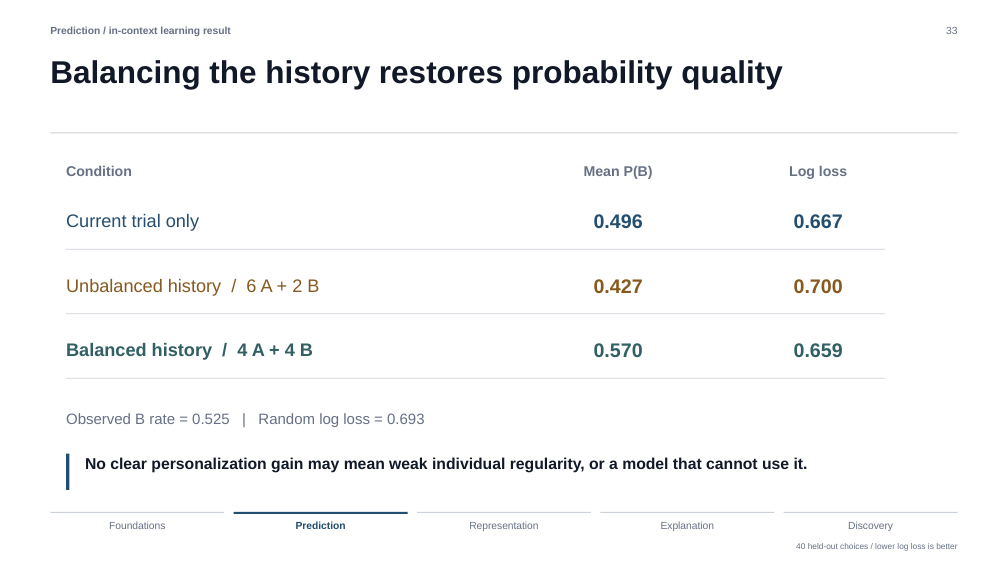
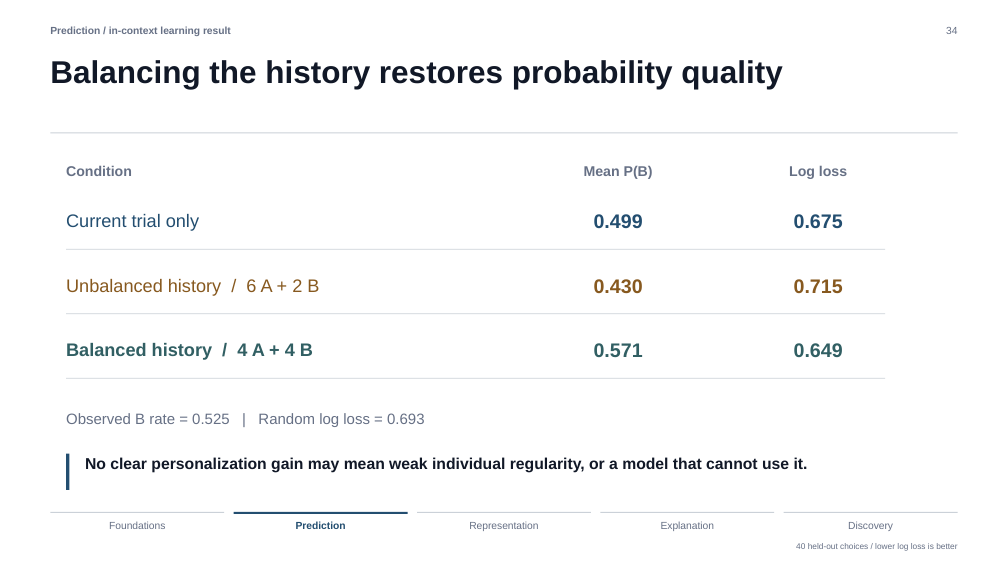
Before and after one commit to xhb120633/LLM_human_decisions, a slide deck: slide 34 of slides/llm_human_decisions_tutorial.pptx (slide 33 before the commit). Drawn at 1008x567 pixels with LibreOffice and Linux fonts; fonts in the diff are those of the drawing. Boxes give left, top, right and bottom in pixels: in the first picture for what was removed or moved away, otherwise in the second. Text is boxed around its words. In the diff, an @@ line names an element or a change of style, - is before the commit and + after.

```diff
--- a/slides/llm_human_decisions_tutorial.pptx
+++ b/slides/llm_human_decisions_tutorial.pptx
@@ text at [946,27,957,34]: text changed @@
-33
+34
@@ text at [594,214,643,228]: text changed @@
-0.496
+0.499
@@ text at [794,214,843,228]: text changed @@
-0.667
+0.675
@@ text at [594,279,643,294]: text changed @@
-0.427
+0.430
@@ text at [794,279,843,293]: text changed @@
-0.700
+0.715
@@ text at [594,343,643,357]: text changed @@
-0.570
+0.571
@@ text at [794,343,843,357]: text changed @@
-0.659
+0.649
```
Also in this commit, not shown: 38 other slides changed, 1 slide added, 8 other files.
